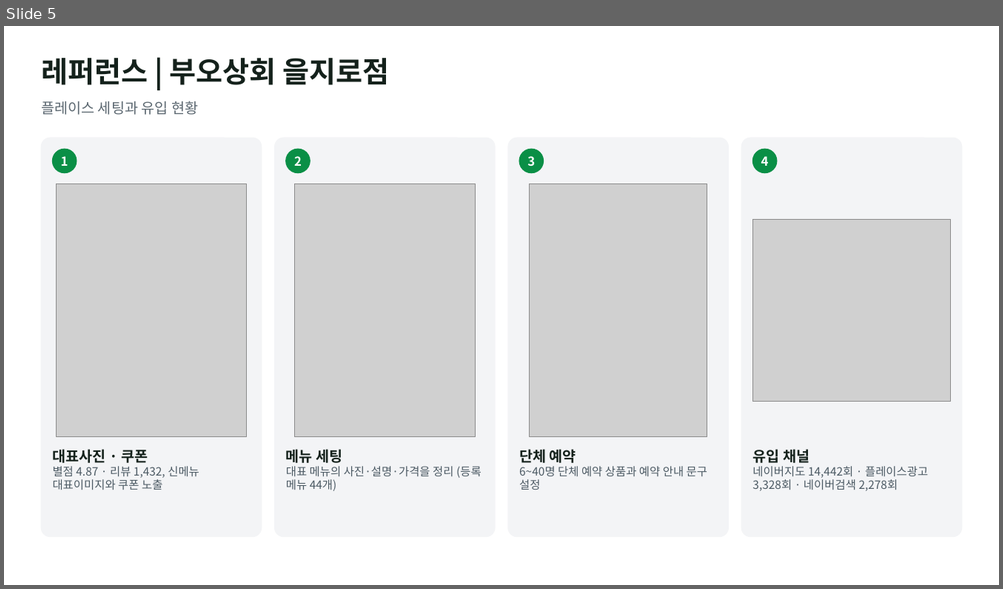
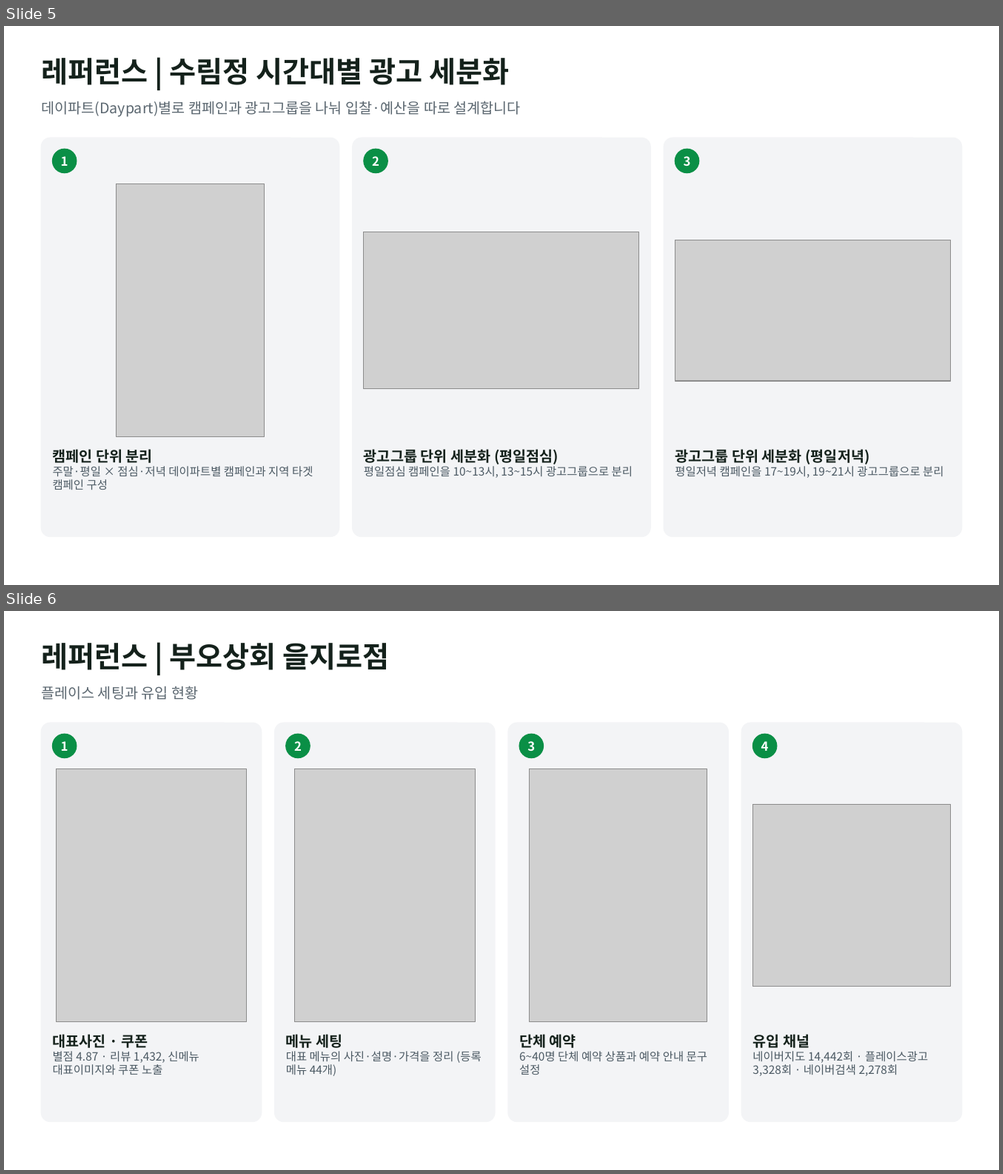
Before and after one commit to alfk0615/placeon, a slide deck: out/company_reference_proposal.pptx. Shown one above the other, each under a label of ours: slide 5 before the commit, slides 5 and 6 after it. The pictures are 1003x589 and 1003x1174 pixels, drawn with LibreOffice and Linux fonts; fonts in the diff are those of the drawing; grey boxes stand for pictures. Boxes give left, top, right and bottom in pixels: in the first picture for what was removed or moved away, otherwise in the second. Text is boxed around its words. In the diff, an @@ line names an element or a change of style, - is before the commit and + after.

```diff
--- a/out/company_reference_proposal.pptx
+++ b/out/company_reference_proposal.pptx
@@ slide 5 added at (x1=4, y1=26, x2=999, y2=585), background #FFFFFF @@
@@ text added at (x1=41, y1=58, x2=509, y2=85), 28 pt, text #14211B, bold @@
+레퍼런스 | 수림정 시간대별 광고 세분화
@@ text added at (x1=41, y1=101, x2=521, y2=117), 14 pt, text #5B6770 @@
+데이파트(Daypart)별로 캠페인과 광고그룹을 나눠 입찰·예산을 따로 설계합니다
@@ rounded rectangle added at (x1=41, y1=138, x2=339, y2=537), fill #F3F4F6, outline #F3F4F6 1 pt @@
@@ ellipse added at (x1=53, y1=149, x2=77, y2=173), fill #0A8F46, outline #0A8F46 1 pt @@
@@ text added at (x1=61, y1=156, x2=68, y2=166), 12 pt, text #FFFFFF, bold @@
+1
@@ rounded rectangle added at (x1=353, y1=138, x2=650, y2=537), fill #F3F4F6, outline #F3F4F6 1 pt @@
@@ ellipse added at (x1=364, y1=149, x2=387, y2=173), fill #0A8F46, outline #0A8F46 1 pt @@
@@ text added at (x1=372, y1=156, x2=379, y2=166), 12 pt, text #FFFFFF, bold @@
+2
@@ rounded rectangle added at (x1=663, y1=138, x2=962, y2=537), fill #F3F4F6, outline #F3F4F6 1 pt @@
@@ ellipse added at (x1=674, y1=149, x2=699, y2=173), fill #0A8F46, outline #0A8F46 1 pt @@
@@ text added at (x1=683, y1=156, x2=691, y2=167), 12 pt, text #FFFFFF, bold @@
+3
@@ picture added at (x1=116, y1=184, x2=264, y2=437) @@
@@ picture added at (x1=364, y1=232, x2=639, y2=389) @@
@@ picture added at (x1=674, y1=240, x2=950, y2=381) @@
@@ text added at (x1=53, y1=449, x2=313, y2=490), 11 pt, text #4B5963 @@
+캠페인 단위 분리
+주말·평일 × 점심·저녁 데이파트별 캠페인과 지역 타겟 캠페인 구성
@@ text added at (x1=364, y1=449, x2=632, y2=478), 11 pt, text #4B5963 @@
+광고그룹 단위 세분화 (평일점심)
+평일점심 캠페인을 10~13시, 13~15시 광고그룹으로 분리
@@ text added at (x1=674, y1=449, x2=943, y2=478), 11 pt, text #4B5963 @@
+광고그룹 단위 세분화 (평일저녁)
+평일저녁 캠페인을 17~19시, 19~21시 광고그룹으로 분리
@@ what was slide 5 is now slide 6 @@
```
Also in this commit, not shown: 2 slides changed.
